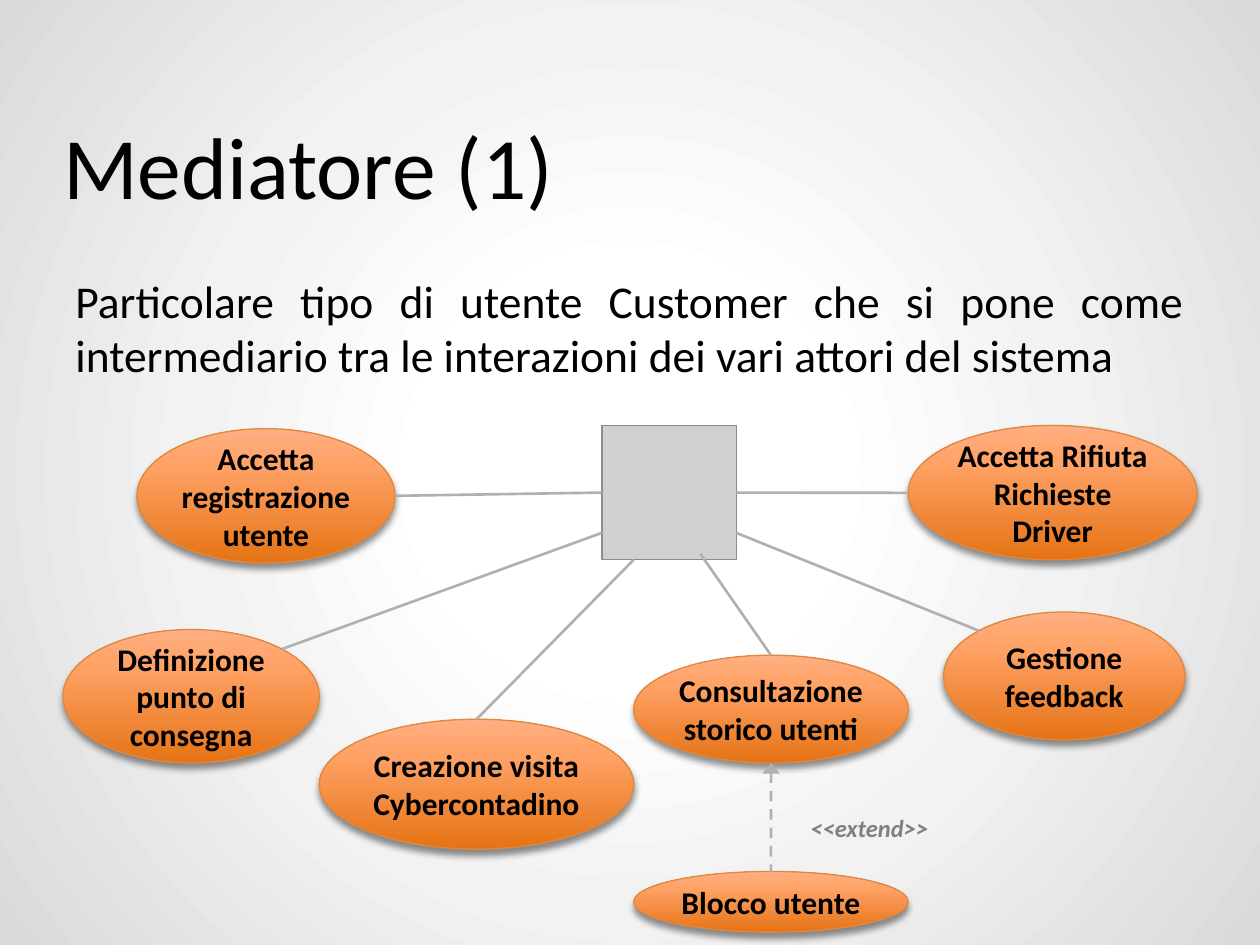
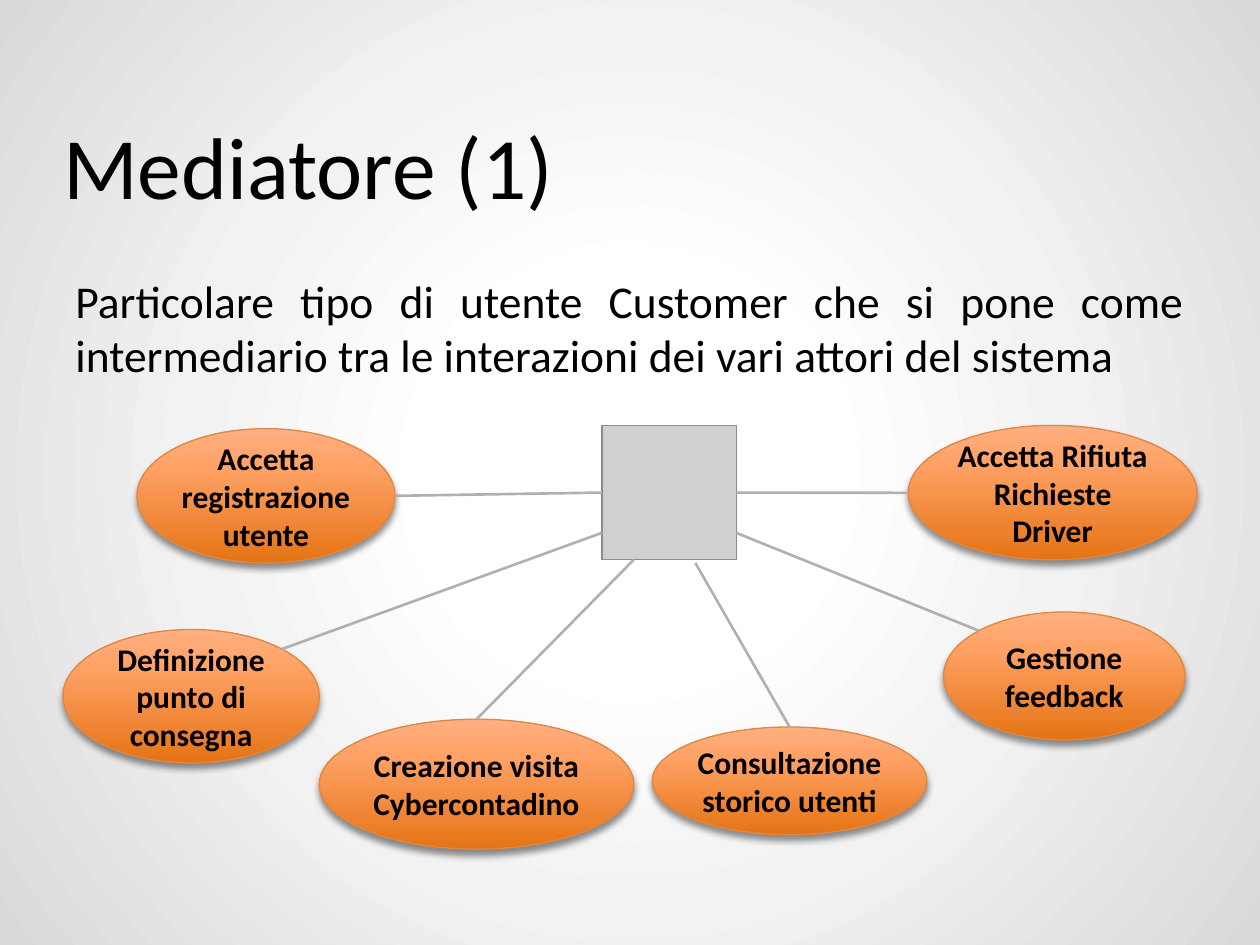
Before and after one commit to ZhangUranus/amicidelgas, a slide deck: slide 13 of SeamAmiciDelGas/risorse_gassose/presentazione_demo/SeamAmiciDelGas.pptx. Drawn at 1260x945 pixels with LibreOffice and Linux fonts; fonts in the diff are those of the drawing; grey boxes stand for pictures; background and template pictures are left out. Boxes give left, top, right and bottom in pixels: in the first picture for what was removed or moved away, otherwise in the second. Text is boxed around its words. In the diff, an @@ line names an element or a change of style, - is before the commit and + after.

```diff
--- a/SeamAmiciDelGas/risorse_gassose/presentazione_demo/SeamAmiciDelGas.pptx
+++ b/SeamAmiciDelGas/risorse_gassose/presentazione_demo/SeamAmiciDelGas.pptx
@@ line moved from (701, 554) - (771, 655) to (696, 563) - (790, 727) @@
@@ ellipse "Consultazione storico utenti": place and size @@
-ellipse "Consultazione storico utenti" at box(634, 655, 908, 764)
+ellipse "Consultazione storico utenti" at box(653, 727, 927, 835)
@@ arrow removed from (771, 872) to (771, 764) @@
@@ text removed at box(810, 820, 928, 837) @@
-<<extend>>
@@ ellipse removed at box(634, 872, 908, 932) @@
-Blocco utente
```
Also in this commit, not shown: 16 other slides changed, 31 slides added, 2 slides removed.
